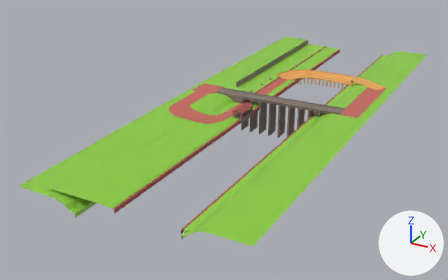
The glTF model public/assets/models/maps/FDL Circuit/geo.glb as it was, and as the next commit left it.
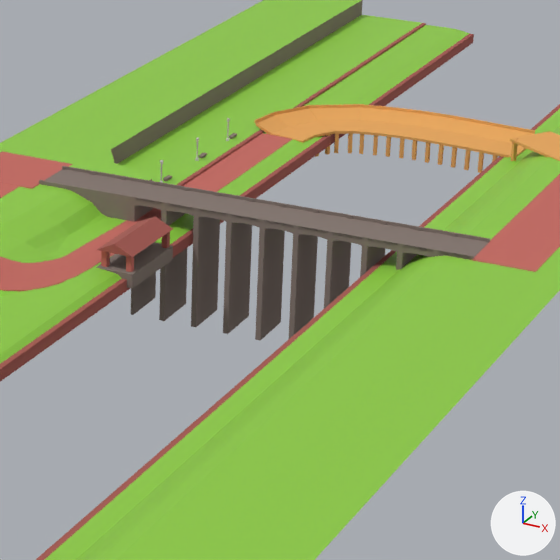
Each version appears first whole from a 50 mm camera at (433.0, -1010.0, 387.0) aimed at (-52.0, -129.0, -53.0), and next in a close-up on the part from 45% to 81% of the width and 14% to 72% of the height. Arrows for +X, +Y and +Z are at lower right; the lights stay in place. The last two pictures show the newer version. Where no turn or scale is listed for an object, it has been applied to the vertices. Vertices at exactly the same position are counted once.

Script lines for the objects in view, before the commit:
```python
ob_altar_ceil = bpy.data.objects.new('Altar Ceil', me_cube_012)
ob_altar_ceil.location = (-14.9, -129.8, 14.1)
ob_bench_001 = bpy.data.objects.new('Bench.001', me_cube_021)
ob_bench_001.location = (-52.0, 64.0, 4.5)
ob_cube_004 = bpy.data.objects.new('Cube.004', me_cube_011)
ob_cube_004.location = (35.6, 189.3, 3.0)
ob_lightpost_002 = bpy.data.objects.new('LightPost.002', me_cube_014)
ob_lightpost_002.location = (-52.0, 57.0, 10.3)
ob_road_bridge = bpy.data.objects.new('Road Bridge', me_cube_002)
ob_road_bridge.location = (-31.8, -69.9, 13.1)
ob_road_bridge.rotation_euler = (0.0, 0.0, 0.0186)  # degrees (0, 0, 1.1)
ob_road_bridge.scale = (8.99, 13.4, 1.44)
ob_road_bridge_nogap = bpy.data.objects.new('Road Bridge NoGap', me_cube_016)
ob_road_bridge_nogap.location = (-85.7, -70.9, 13.1)
ob_road_bridge_nogap.rotation_euler = (0.0, 0.0, 0.0186)  # degrees (0, 0, 1.1)
ob_road_bridge_nogap.scale = (8.99, 13.4, 1.44)
# also in view: 'Hill' at (-91.0, -279.0, -3.0); 'Cube' at (-34.0, -20.0, 3.0); 'Hill 2' at (141.0, -73.0, 4.0); 'Wall' at (-96.0, 147.0, 8.0); 'RoadWood2' at (134.0, 98.0, 2.0)
```
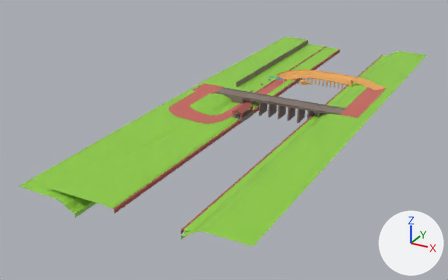
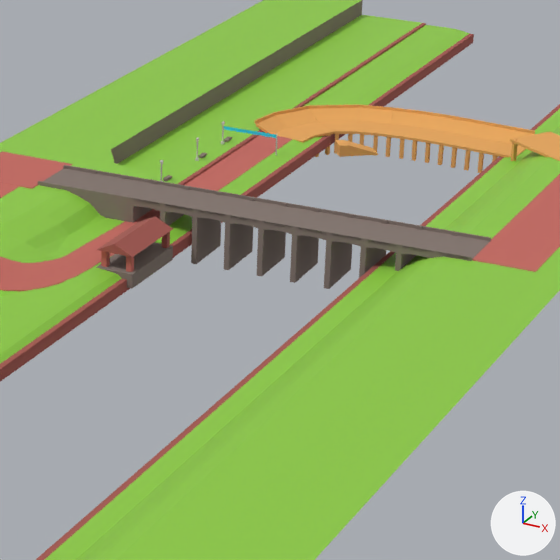
Boxes [x1, y1, x2, y2] around the edits, measured in the close-ups (560 x 560 px; the box of a moved part takes in the faces that stretch with it):
```json
{"object": "Road Bridge", "change": "reshaped, rescaled", "before": [131, 182, 490, 340], "after": [130, 181, 491, 289], "on screen": "31% shorter"}
{"object": "Cube.004", "change": "moved", "before": [255, 104, 535, 173], "after": [255, 105, 535, 173]}
{"object": "Road Bridge NoGap", "change": "rescaled", "before": [39, 166, 155, 221], "after": [38, 165, 156, 222]}
{"object": "Ramp", "change": "added", "after": [334, 140, 378, 157], "on screen": "orange"}
{"object": "Plane", "change": "added", "after": [224, 126, 276, 138]}
{"object": "LightPost.002", "change": "moved", "before": [226, 118, 230, 141], "after": [221, 121, 225, 144]}
{"object": "Bench.001", "change": "moved", "before": [229, 133, 237, 139], "after": [224, 137, 232, 142]}
{"part": 1, "of": "me_cube_002", "change": "moved or reshaped", "before": [131, 205, 417, 340], "after": [130, 206, 416, 289]}
```

The change, as JSON lines over the scene's bpy script:
```json
{"op": "add", "block": "mat_material_001", "code": ["mat_material_001 = principled_material('Material.001')", "mat_material_001.base_color = (0.0343, 0.644, 0.939)  # cyan #34d2f8", "mat_material_001.roughness = 0.0"]}
{"block": "me_cube_002", "where": "# used by ob_road_bridge; location = (-31.8, -69.9, 13.1); rotation_euler = (0.0, 0.0, 0.0186), in degrees (0, 0, 1.1); scale = (8.99, 13.4, 1.44)"}
{"op": "remove", "block": "me_cube_002", "code": "me_cube_002.from_pydata(...)  # 688 vertices, 1608 faces; spans x -1.0..19.0, y -1.0..1.0, z -43.1..2.1"}
{"op": "add", "block": "me_cube_002", "code": "me_cube_002.from_pydata(...)  # 688 vertices, 1608 faces; spans x -1.0..19.0, y -1.0..1.0, z -18.4..2.1"}
{"block": "me_cube_002", "change": "me_cube_002 part 1: all 84 vertices in x -1.0..19.0, y -1.0..1.0, z -43.1 are moved by (0.0, 0.0, 24.7)"}
{"op": "add", "block": "me_cube_020", "code": ["me_cube_020 = bpy.data.meshes.new('Cube.020')", "me_cube_020.from_pydata([(-1.5, -7.7, -2.3), (-1.4, -7.7, 4.1), (-7.9, 0.3, -2.3), (-7.8, 0.4, 4.1), (12.0, 3.0, -2.3), (5.6, 11.0, -2.3), (5.6, 11.0, -1.7), (12.0, 3.0, -1.7), (-12.1, -3.0, -2.3), (-5.7, -11.1, -2.3), (-5.7, -11.0, 4.1), (-12.0, -3.0, 4.1)], [], [(6, 3, 1), (6, 1, 7), (2, 5, 4), (2, 4, 0), (4, 7, 1), (4, 1, 0), (5, 6, 7), (5, 7, 4), (2, 3, 6), (2, 6, 5), (2, 0, 9), (2, 9, 8), (9, 10, 11), (9, 11, 8), (3, 2, 8), (3, 8, 11), (1, 3, 11), (1, 11, 10), (0, 1, 10), (0, 10, 9)])", "me_cube_020.materials.append(mat_wood)  # orange #e7a75d"]}
{"op": "add", "block": "me_plane_001", "code": ["me_plane_001 = bpy.data.meshes.new('Plane.001')", "me_plane_001.from_pydata([(-16.0, 0.0, -1.0), (16.0, 0.0, -1.0), (-16.0, 0.0, 1.0), (16.0, 0.0, 1.0)], [], [(0, 1, 3), (0, 3, 2)])", "me_plane_001.materials.append(mat_material_001)  # cyan #34d2f8"]}
{"op": "set", "path": "ob_road_bridge.scale", "old": "(8.99, 13.4, 1.44)", "new": "(8.99, 15.0, 1.44)"}
{"op": "set", "path": "ob_road_bridge_nogap.scale", "old": "(8.99, 13.4, 1.44)", "new": "(8.99, 15.0, 1.44)"}
{"op": "set", "path": "ob_cube_004.location", "old": "(35.6, 189.3, 3.0)", "new": "(35.6, 189.3, 2.8)"}
{"op": "set", "path": "ob_lightpost_002.location", "old": "(-52.0, 57.0, 10.3)", "new": "(-52.0, 50.1, 10.3)"}
{"op": "set", "path": "ob_bench_001.location", "old": "(-52.0, 64.0, 4.5)", "new": "(-52.0, 57.1, 4.5)"}
{"op": "add", "block": "ob_ramp", "code": ["ob_ramp = bpy.data.objects.new('Ramp', me_cube_020)", "ob_ramp.location = (14.9, 85.1, 1.5)"]}
{"op": "add", "block": "ob_plane", "code": ["ob_plane = bpy.data.objects.new('Plane', me_plane_001)", "ob_plane.location = (-35.5, 50.2, 13.5)"]}
```
